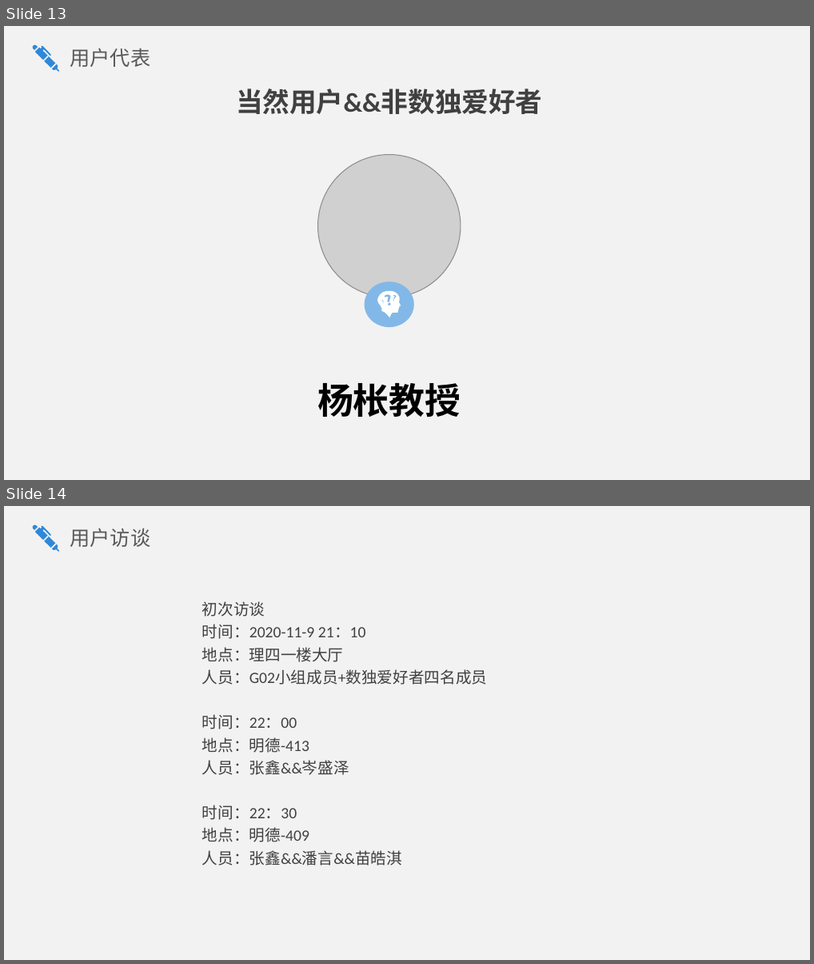
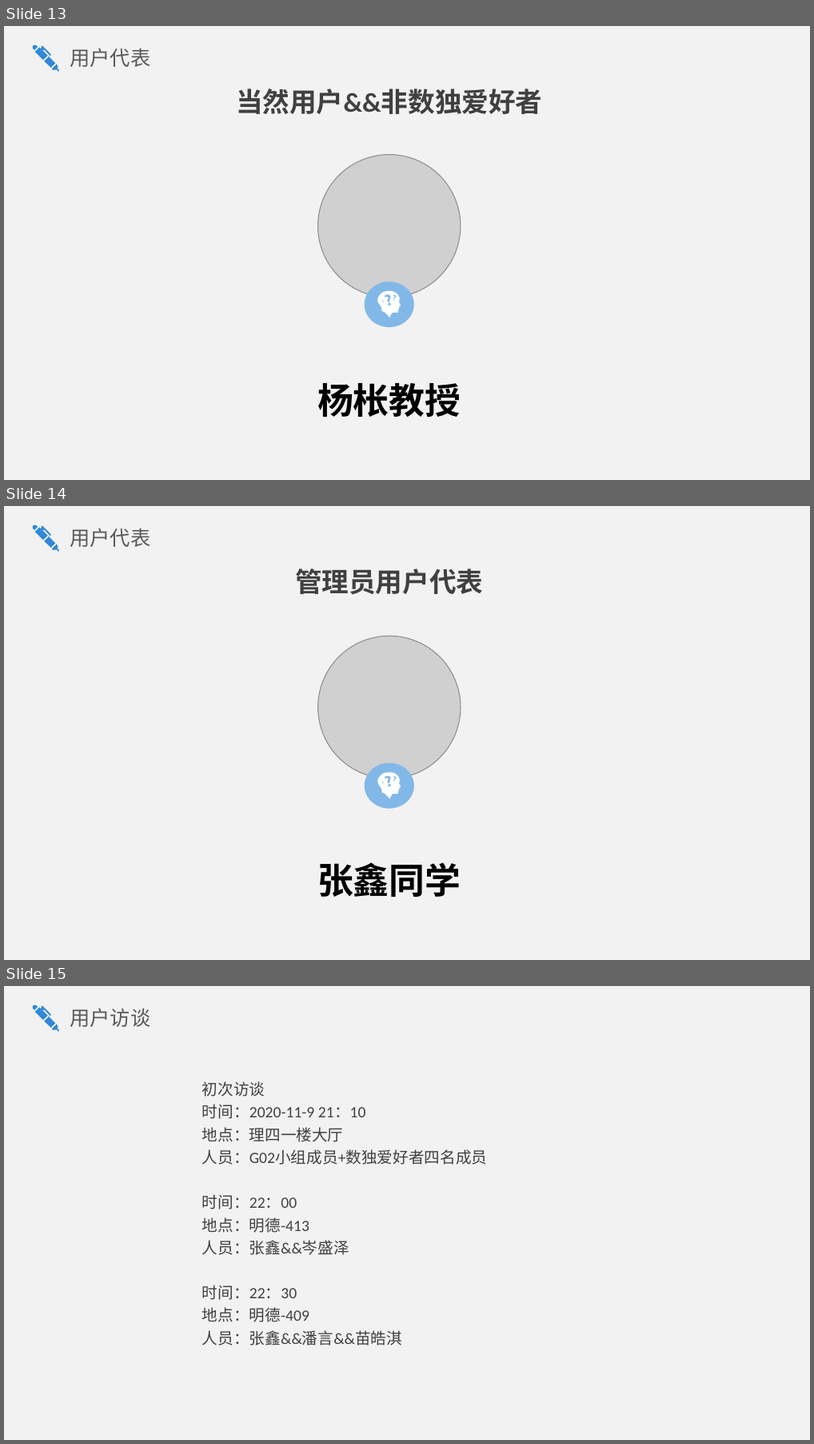
Before and after one commit to SE2020-G02/OurSudoku, a slide deck: SE2020-G02-需求规格说明/SRS v0.0.4.pptx. Shown one above the other, each under a label of ours: slides 13 and 14 before the commit, slides 13, 14 and 15 after it. The pictures are 814x964 and 814x1444 pixels, drawn with LibreOffice and Linux fonts; fonts in the diff are those of the drawing; grey boxes stand for pictures. Boxes give left, top, right and bottom in pixels: in the first picture for what was removed or moved away, otherwise in the second. Text is boxed around its words. In the diff, an @@ line names an element or a change of style, - is before the commit and + after.

```diff
--- a/SE2020-G02-需求规格说明/SRS v0.0.4.pptx
+++ b/SE2020-G02-需求规格说明/SRS v0.0.4.pptx
@@ slide 14 added at box(4, 506, 810, 960), background gradient #D7D9E1 to #EBECF0 to #FFFFFF; not listed: 2 template elements that a slide beside it also shows @@
@@ text added at box(70, 528, 150, 547), 18 pt, text #595959 @@
+用户代表
@@ text added at box(295, 568, 483, 594), 24 pt, text #404040, bold @@
+管理员用户代表
@@ picture added at box(318, 636, 462, 779) @@
@@ ellipse added at box(365, 763, 414, 808), fill #82B8E8 @@
@@ freeform shape added at box(378, 772, 402, 799), fill #FFFFFF @@
@@ text added at box(318, 862, 461, 896), 32 pt, text #000000, bold @@
+张鑫同学
@@ what was slide 14 is now slide 15 @@
```
Also in this commit, not shown: 3 slides changed, 1 other slide added, 6 other files.
